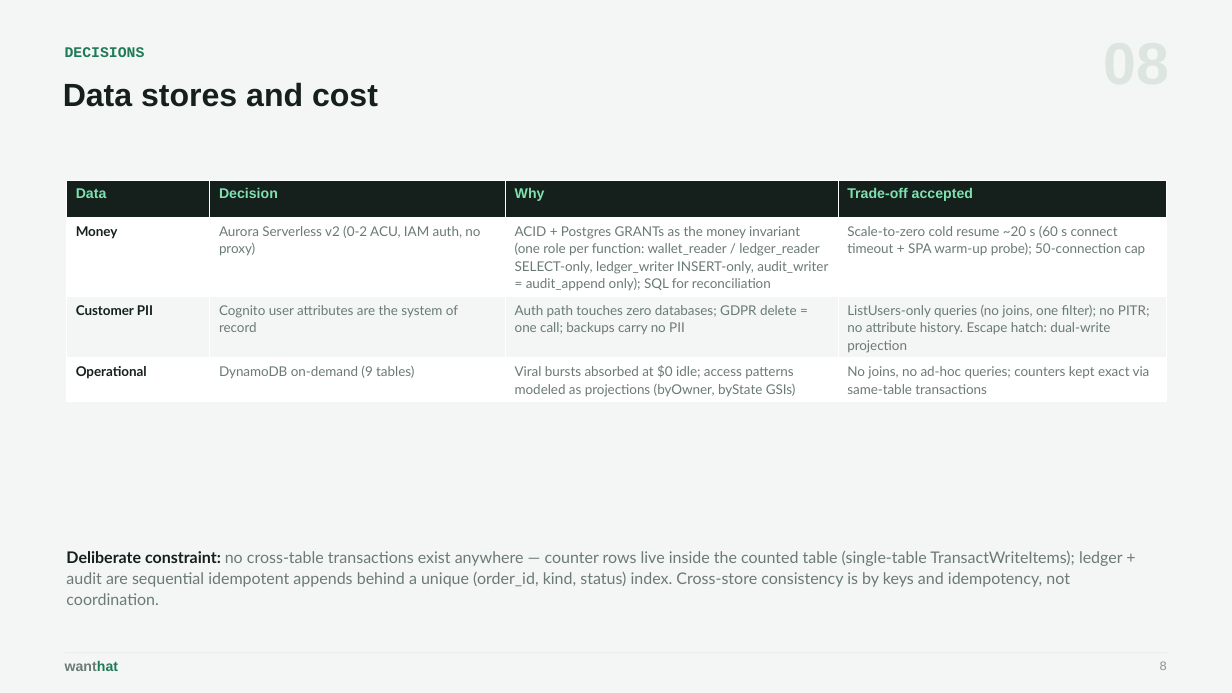
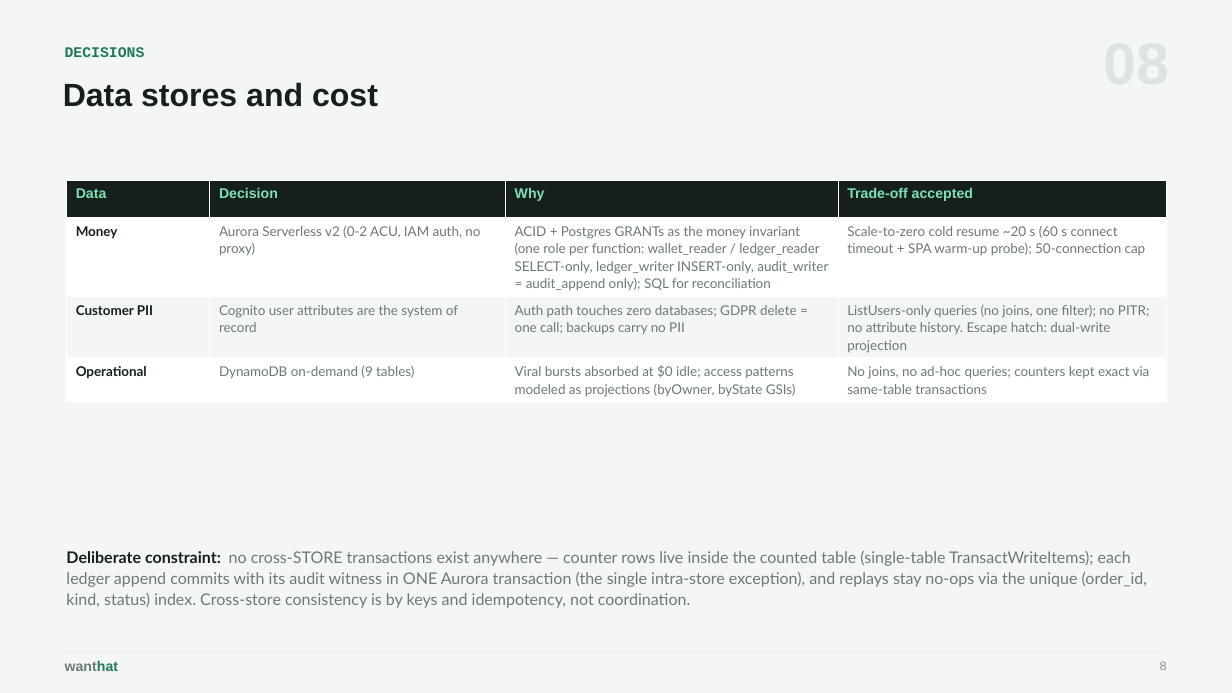
Before and after one commit to wanthat-app/monorepo, a slide deck: slide 8 of slides/wanthat-presentation.pptx. Drawn at 1232x693 pixels with LibreOffice and Linux fonts; fonts in the diff are those of the drawing. Boxes give left, top, right and bottom in pixels: in the first picture for what was removed or moved away, otherwise in the second. Text is boxed around its words. In the diff, an @@ line names an element or a change of style, - is before the commit and + after.

```diff
--- a/slides/wanthat-presentation.pptx
+++ b/slides/wanthat-presentation.pptx
@@ text at [66, 551, 1147, 608]: text changed @@
-Deliberate constraint: no cross-table transactions exist anywhere — counter rows live inside the counted table (single-table TransactWriteItems); ledger + audit are sequential idempotent appends behind a unique (order_id, kind, status) index. Cross-store consistency is by keys and idempotency, not coordination.
+Deliberate constraint: no cross-STORE transactions exist anywhere — counter rows live inside the counted table (single-table TransactWriteItems); each ledger append commits with its audit witness in ONE Aurora transaction (the single intra-store exception), and replays stay no-ops via the unique (order_id, kind, status) index. Cross-store consistency is by keys and idempotency, not coordination.
```
Also in this commit, not shown: 1 other slide changed, 7 other files.
